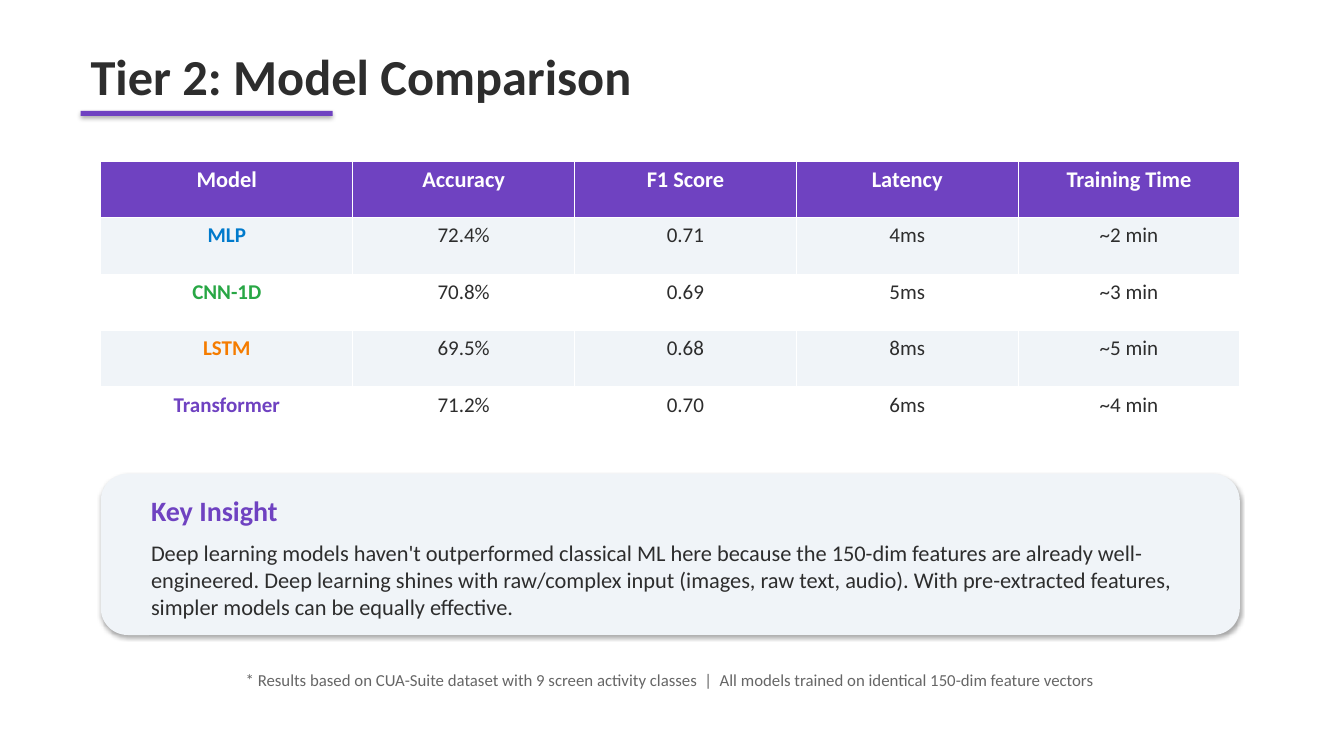
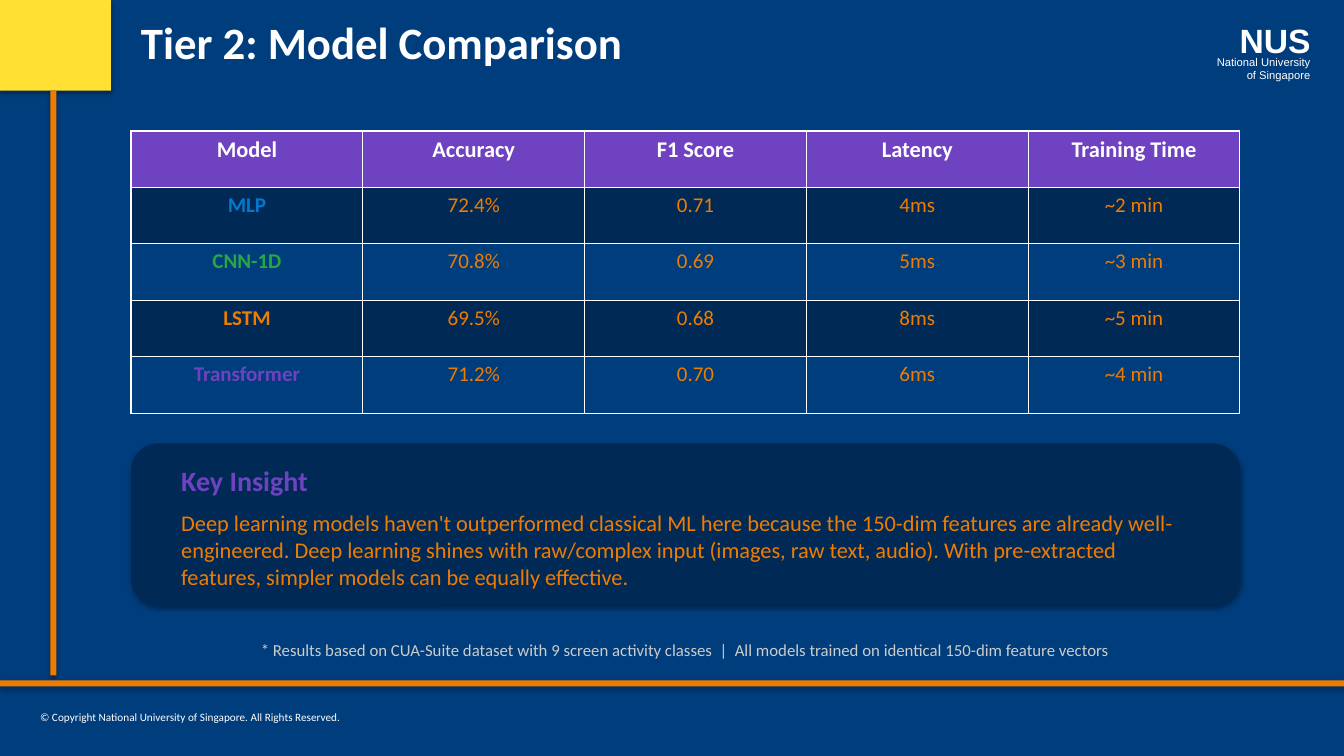
Before and after one commit to laxmi1707/PatternRecognSystem-Video2Text, a slide deck: slide 9 of presentation/Video2Knowledge_Tier2_DeepLearning.pptx. Drawn at 1344x756 pixels with LibreOffice and Linux fonts; fonts in the diff are those of the drawing. Boxes give left, top, right and bottom in pixels: in the first picture for what was removed or moved away, otherwise in the second. Text is boxed around its words. In the diff, an @@ line names an element or a change of style, - is before the commit and + after.

Commit message:
feat: apply NUS ISS PowerPoint template to all presentations
- Add shared nus_iss_template.py with NUS official colors, slide layouts
- Update all 12 create_*.py scripts to use NUS ISS branding
- Navy blue background, orange text, sidebar decoration, NUS logo, footer

```diff
--- a/presentation/Video2Knowledge_Tier2_DeepLearning.pptx
+++ b/presentation/Video2Knowledge_Tier2_DeepLearning.pptx
@@ background #FFFFFF to #003D7C @@
@@ rectangle added at [0,0,111,91], fill #FFE033 @@
@@ text "Tier 2: Model Comparison": place and size @@
-text "Tier 2: Model Comparison" at [91,59,631,103]
+text "Tier 2: Model Comparison" at [141,27,622,66]
@@ text "Tier 2: Model Comparison" at [141,27,622,66]: size 36 to 32 pt, text colour #2D2D2D to #FFFFFF @@
@@ text added at [1240,29,1311,60], 24 pt, text #FFFFFF, bold @@
+NUS
@@ text added at [1217,58,1310,82], 8 pt, text #FFFFFF @@
+National University
+of Singapore
@@ rectangle added at [50,91,56,676], fill #EF7C00 @@
@@ rectangle removed at [81,111,333,116] @@
@@ table at [131,131,1240,413] @@
@@ fill #F0F4F8 to #002A55 in 10 cells @@
@@ fill #FFFFFF to #003D7C in 10 cells @@
@@ text colour #2D2D2D to #EF7C00 in "72.4%", "0.71", "4ms", "~2 min" and 12 more places @@
@@ text colour #F57C00 to #EF7C00 in "LSTM" @@
@@ table: place and size @@
-table at [101,161,1240,444]
+table at [131,131,1240,413]
@@ rounded rectangle: place and size @@
-rounded rectangle at [101,474,1240,635]
+rounded rectangle at [131,444,1240,605]
@@ rounded rectangle at [131,444,1240,605]: fill #F0F4F8 to #002A55 @@
@@ text "Key Insight": place and size @@
-text "Key Insight" at [151,501,277,526]
+text "Key Insight" at [181,471,308,496]
@@ text "Deep learning models haven't outperformed ...": place and size @@
-text "Deep learning models haven't outperformed ..." at [151,545,1171,619]
+text "Deep learning models haven't outperformed ..." at [181,515,1172,589]
@@ text "Deep learning models haven't outperformed ..." at [181,515,1172,589]: text colour #2D2D2D to #EF7C00 @@
@@ text "* Results based on CUA-Suite ...": place and size @@
-text "* Results based on CUA-Suite ..." at [258,674,1093,689]
+text "* Results based on CUA-Suite ..." at [273,644,1108,659]
@@ text "* Results based on CUA-Suite ..." at [273,644,1108,659]: text colour #666666 to #CCCCCC @@
@@ rectangle added at [0,681,1344,687], fill #EF7C00 @@
@@ text added at [52,713,340,723], 8 pt, text #FFFFFF @@
+© Copyright National University of Singapore. All Rights Reserved.
```
Also in this commit, not shown: 8 other slides changed, 24 other files.
